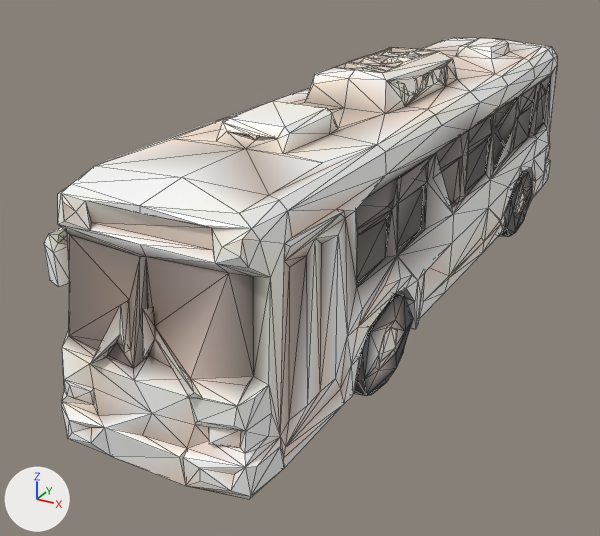
An edit to the glTF model public/models/prop_bus.glb, drawn before and after from the same camera.
One viewpoint serves both versions: a 50 mm camera at (4.45, -10.35, 5.23) aimed at (-0.71, -0.97, 0.54). Arrows for +X, +Y and +Z are at lower left; the lights stay in place. The picture after the commit comes second. Mesh edges are drawn as thin lines. Where no turn or scale is listed for an object, it has been applied to the vertices.
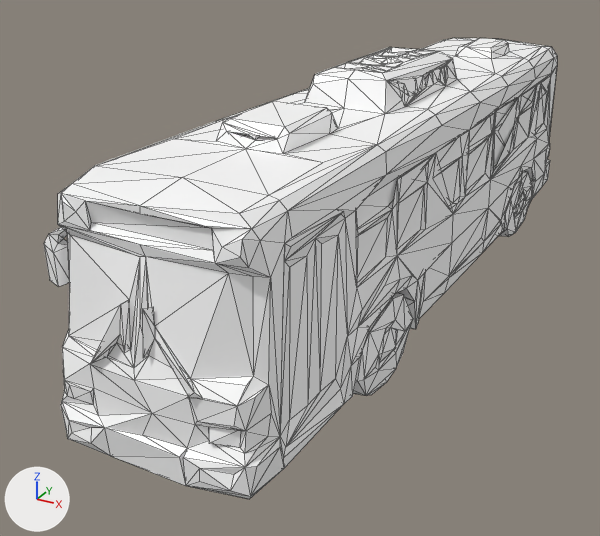
Changed parts and their boxes [x1, y1, x2, y2] in the pictures (600 x 536 px):
'Mesh_0', recoloured (lighter)
    both: [48, 38, 557, 499]

What changed in the scene script:
```text
Change mat_material_0:
    where n0 = _N.new('ShaderNodeBsdfPrincipled'); n0.name = 'Principled BSDF'
    add n0.inputs[0].default_value = (1.0, 1.0, 1.0, 1.0)  # 'Base Color', white #ffffff
    remove n2 = _N.new('ShaderNodeVertexColor'); n2.name = 'Color Attribute'
    remove _L.new(n2.outputs[0], n0.inputs[0])  # 'Color' to 'Base Color'
```
